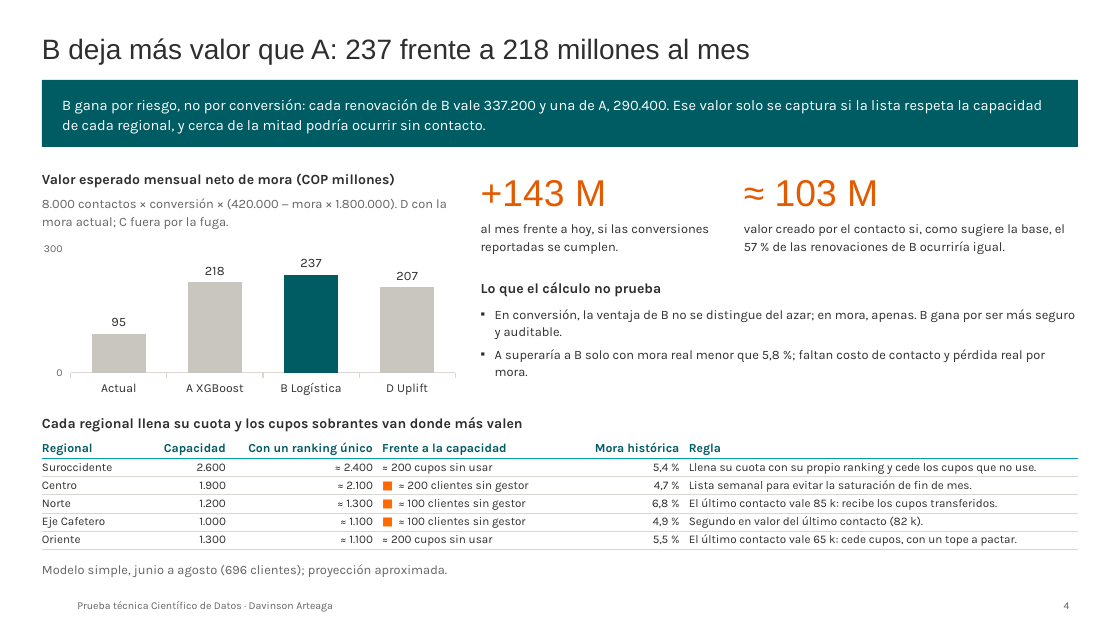
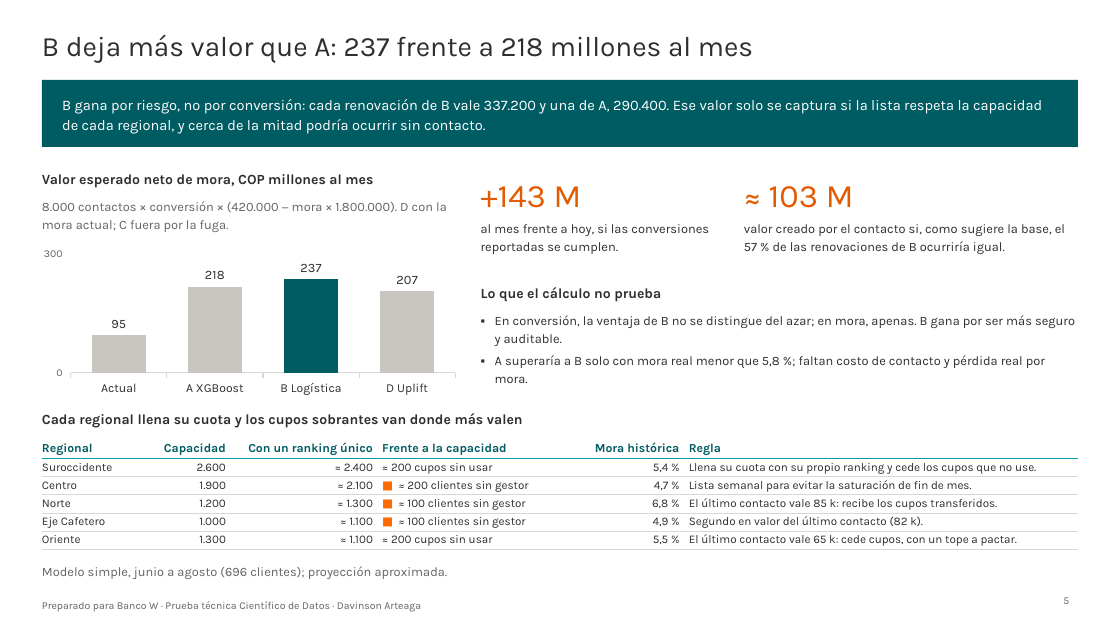
Before and after one commit to DavinsonA/bancow, a slide deck: slide 5 of entregables/BancoW_Priorizacion_Renovaciones_DavinsonArteaga.pptx (slide 4 before the commit). Drawn at 1120x630 pixels with LibreOffice and Linux fonts; fonts in the diff are those of the drawing; background and template pictures are left out. Boxes give left, top, right and bottom in pixels: in the first picture for what was removed or moved away, otherwise in the second. Text is boxed around its words. In the diff, an @@ line names an element or a change of style, - is before the commit and + after.

```diff
--- a/entregables/BancoW_Priorizacion_Renovaciones_DavinsonArteaga.pptx
+++ b/entregables/BancoW_Priorizacion_Renovaciones_DavinsonArteaga.pptx
@@ title "B deja más valor que ..." at (x1=42, y1=34, x2=753, y2=63): font Arial to Karla @@
@@ text at (x1=42, y1=174, x2=373, y2=188): text changed @@
-Valor esperado mensual neto de mora (COP millones)
+Valor esperado neto de mora, COP millones al mes
@@ text "+143 M" at (x1=481, y1=186, x2=582, y2=208): size 32 to 28 pt, font Arial to Karla @@
@@ text "≈ 103 M" at (x1=769, y1=186, x2=854, y2=208): size 32 to 28 pt, font Arial to Karla @@
@@ column chart resized from (x1=35, y1=239, x2=464, y2=399) to (x1=35, y1=245, x2=464, y2=399) @@
@@ text "Lo que el cálculo no ..." moved from (x1=481, y1=282, x2=661, y2=297) to (x1=481, y1=287, x2=661, y2=302) @@
@@ text "En conversión, la ventaja de ..." moved from (x1=495, y1=309, x2=1075, y2=376) to (x1=495, y1=315, x2=1075, y2=383) @@
@@ text "Cada regional llena su cuota ..." moved from (x1=42, y1=417, x2=523, y2=432) to (x1=42, y1=413, x2=523, y2=428) @@
@@ page number at (x1=1063, y1=597, x2=1069, y2=604): text changed @@
-4
+5
@@ text at (x1=42, y1=601, x2=421, y2=612): text changed @@
-Prueba técnica Científico de Datos · Davinson Arteaga
+Preparado para Banco W · Prueba técnica Científico de Datos · Davinson Arteaga
```
Also in this commit, not shown: 6 other slides changed, 2 slides added, 7 other files.
